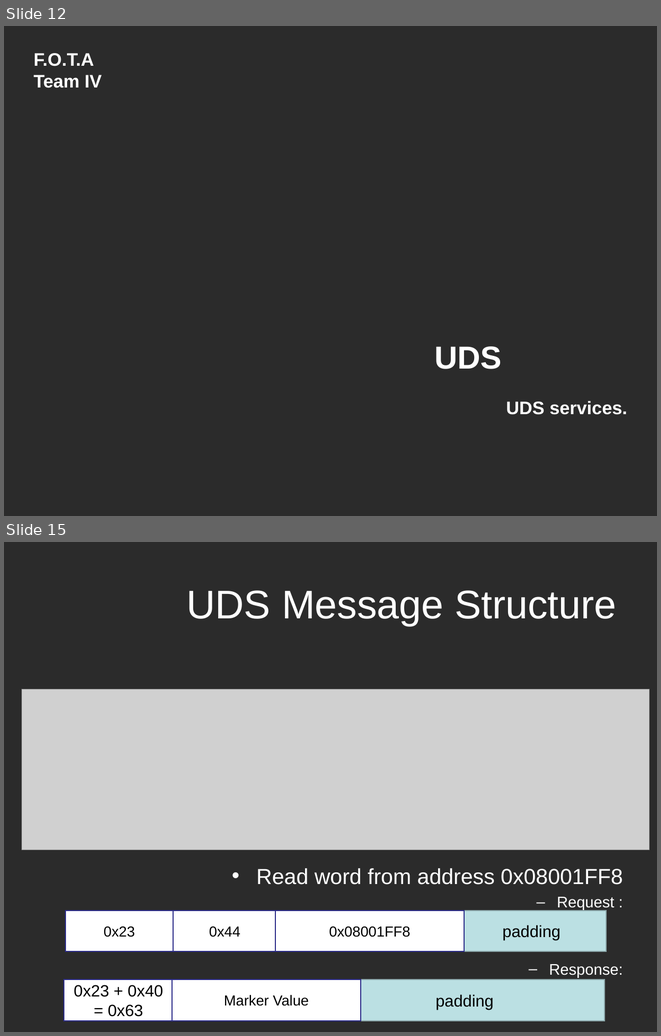
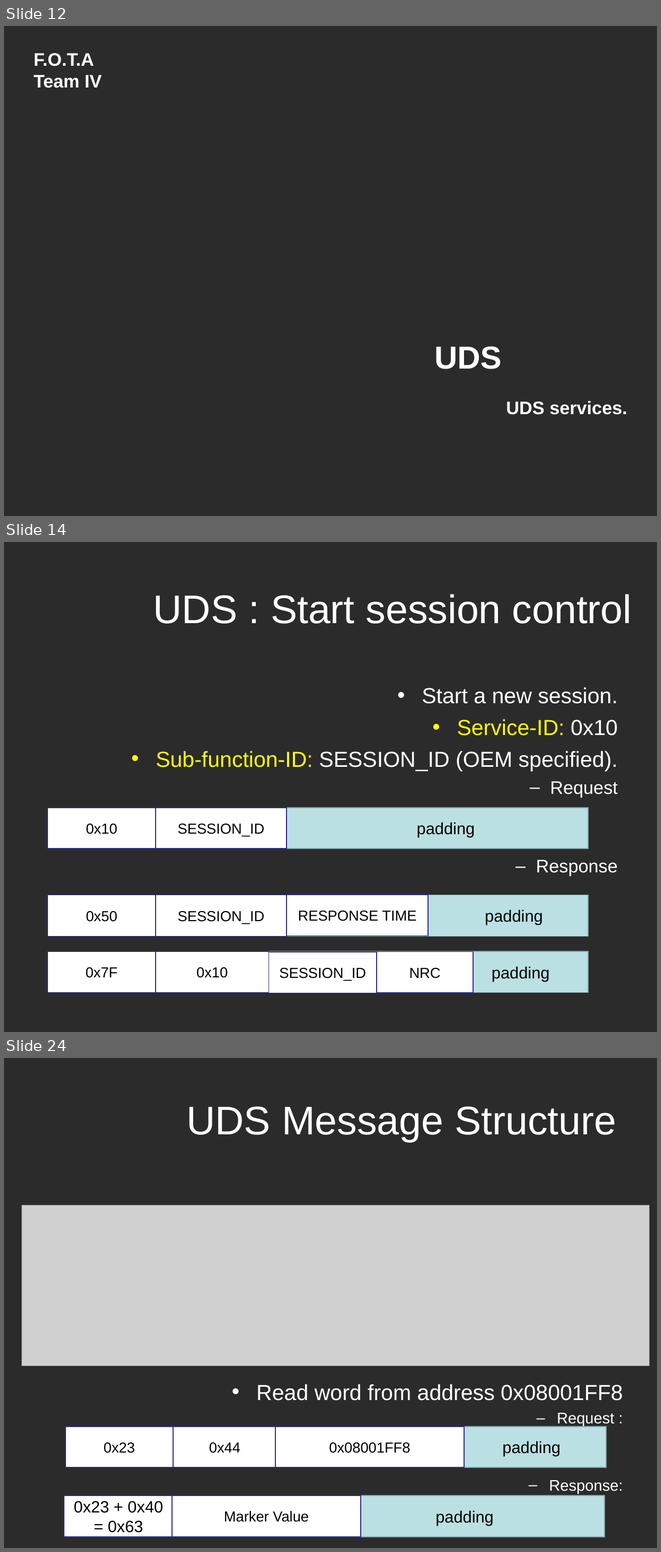
Before and after one commit to Marcelle-Samir/Firmware_Over_The_Air, a slide deck: project Documentation/Second week/Search-UDS.ppt. Shown one above the other, each under a label of ours: slides 12 and 15 before the commit, slides 12, 14 and 24 after it; the slides between them are not shown. The pictures are 661x1036 and 661x1552 pixels, drawn with LibreOffice and Linux fonts; fonts in the diff are those of the drawing; grey boxes stand for pictures; background and template pictures are left out; a plain dark background stands for a picture behind light text. Boxes give left, top, right and bottom in pixels: in the first picture for what was removed or moved away, otherwise in the second. Text is boxed around its words. In the diff, an @@ line names an element or a change of style, - is before the commit and + after.

```diff
--- a/project Documentation/Second week/Search-UDS.ppt
+++ b/project Documentation/Second week/Search-UDS.ppt
@@ slide 14 added at box(4, 542, 657, 1032), background picture (left out) @@
@@ title added at box(153, 594, 632, 624), 44 pt, text #FFFFFF @@
+UDS : Start session control
@@ text added at box(156, 687, 618, 876), 24 pt, text #FFFFFF @@
+• Start a new session.
+• Service-ID: 0x10
+• Sub-function-ID: SESSION_ID (OEM specified).
+  – Request
+  – Response
@@ rectangle added at box(48, 807, 589, 848), fill #BBE0E3, outline #89A4A7 0.99 pt, 18 pt, text #000000 @@
+  padding
@@ rectangle added at box(48, 807, 156, 848), fill #FFFFFF, outline #2D2D8A 0.99 pt, 16 pt, text #000000 @@
+0x10
@@ rectangle added at box(156, 807, 286, 848), fill #FFFFFF, outline #2D2D8A 0.99 pt, 16 pt, text #000000 @@
+SESSION_ID
@@ group added at box(48, 894, 589, 936): 4 rectangles @@
+  padding
+0x50
+SESSION_ID
+RESPONSE TIME
@@ group added at box(48, 951, 589, 993): 5 rectangles @@
+padding
+0x7F
+0x10
+NRC
+SESSION_ID
@@ what was slide 15 is now slide 24 @@
```
Also in this commit, not shown: 4 slides changed, 8 other slides added, 1 other file.
